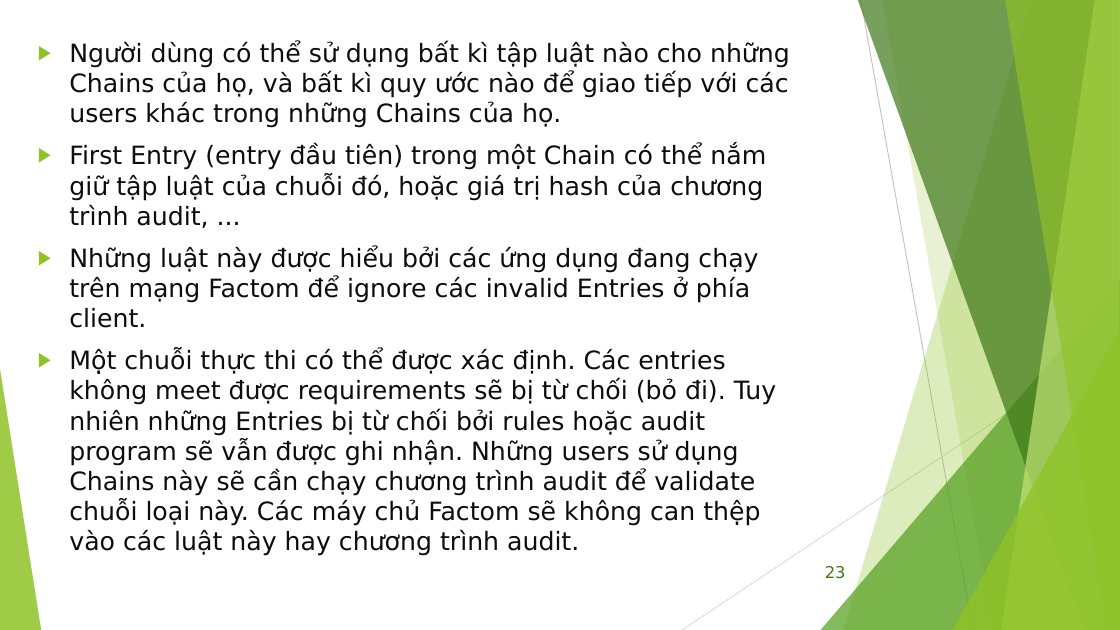
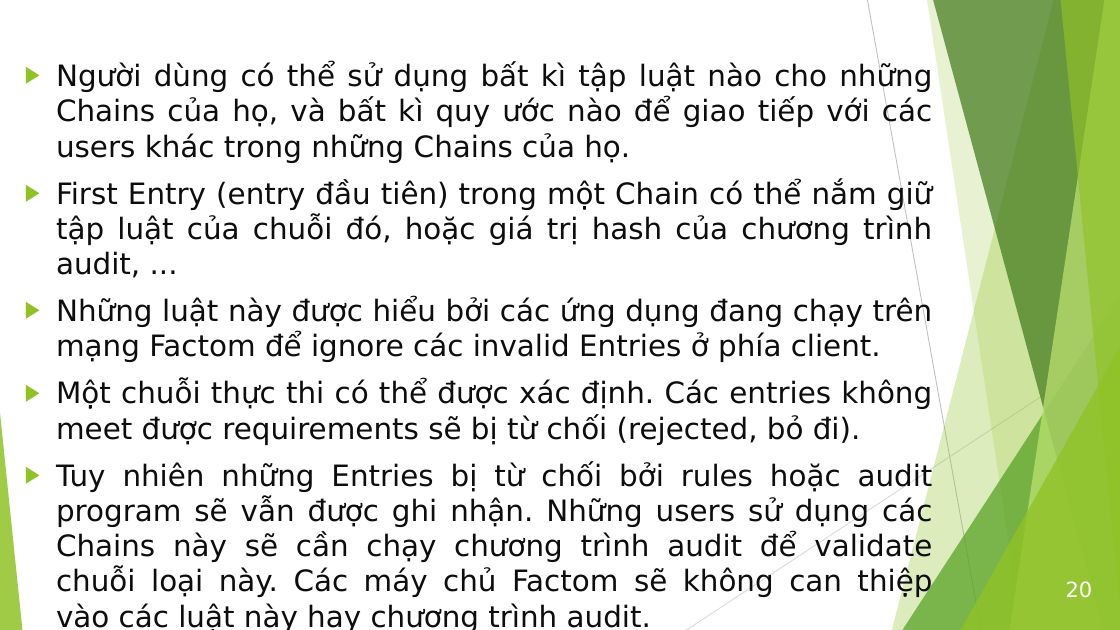
Before and after one commit to bku-blockchain/factom-research, a slide deck: slide 20 of docs/Factom_Intro_2.pptx (slide 23 before the commit). Drawn at 1120x630 pixels with LibreOffice and Linux fonts; fonts in the diff are those of the drawing. Boxes give left, top, right and bottom in pixels: in the first picture for what was removed or moved away, otherwise in the second. Text is boxed around its words. In the diff, an @@ line names an element or a change of style, - is before the commit and + after.

```diff
--- a/docs/Factom_Intro_2.pptx
+++ b/docs/Factom_Intro_2.pptx
@@ line moved from (861, 0) - (973, 630) to (868, 0) - (981, 630) @@
@@ freeform shape: place and size @@
-freeform shape at (844, 0, 1120, 630)
+freeform shape at (892, 0, 1120, 630)
@@ freeform shape: place and size @@
-freeform shape at (882, 0, 1120, 630)
+freeform shape at (928, 0, 1120, 630)
@@ freeform shape: place and size @@
-freeform shape at (858, 0, 1120, 630)
+freeform shape at (933, 0, 1120, 630)
@@ freeform shape: place and size @@
-freeform shape at (1002, 0, 1120, 630)
+freeform shape at (1010, 0, 1120, 630)
@@ freeform shape: place and size @@
-freeform shape at (1005, 0, 1120, 630)
+freeform shape at (1061, 0, 1120, 630)
@@ text "Người dùng có thể sử ...": place and size @@
-text "Người dùng có thể sử ..." at (69, 41, 790, 556)
+text "Người dùng có thể sử ..." at (56, 62, 933, 630)
@@ text at (56, 62, 933, 362): size 21.6 to 25.2 pt in "Người dùng có thể sử dụng bất ...", "First Entry (entry đầu tiên) trong một ...", "Những luật này được hiểu bởi các ..."; alignment left to justified @@
@@ triangle: place and size @@
-triangle at (821, 280, 1120, 630)
+triangle at (902, 280, 1120, 630)
@@ line moved from (1120, 339) - (682, 630) to (1120, 339) - (686, 630) @@
@@ triangle: place and size @@
-triangle at (953, 330, 1120, 630)
+triangle at (961, 330, 1120, 630)
@@ triangle: place and size @@
-triangle at (0, 369, 41, 630)
+triangle at (0, 369, 23, 630)
@@ text at (56, 380, 933, 630): text changed; size 21.6 to 25.2 pt @@
-▶ Một chuỗi thực thi có thể được xác định. Các entries không meet được requirements sẽ bị từ chối (bỏ đi). Tuy nhiên những Entries bị từ chối bởi rules hoặc audit program sẽ vẫn được ghi nhận. Những users sử dụng Chains này sẽ cần chạy chương trình audit để validate chuỗi loại này. Các máy chủ Factom sẽ không can thệp vào các luật này hay chương trình audit.
+▶ Một chuỗi thực thi có thể được xác định. Các entries không meet được requirements sẽ bị từ chối (rejected, bỏ đi).
+▶ Tuy nhiên những Entries bị từ chối bởi rules hoặc audit program sẽ vẫn được ghi nhận. Những users sử dụng các Chains này sẽ cần chạy chương trình audit để validate chuỗi loại này. Các máy chủ Factom sẽ không can thiệp vào các luật này hay chương trình audit.
@@ page number removed at (825, 566, 846, 579) @@
-23
@@ page number added at (1066, 581, 1093, 598), 18 pt, text #FFFFFF @@
+20
```
Also in this commit, not shown: 32 other slides changed, 5 slides added, 15 slides removed.
